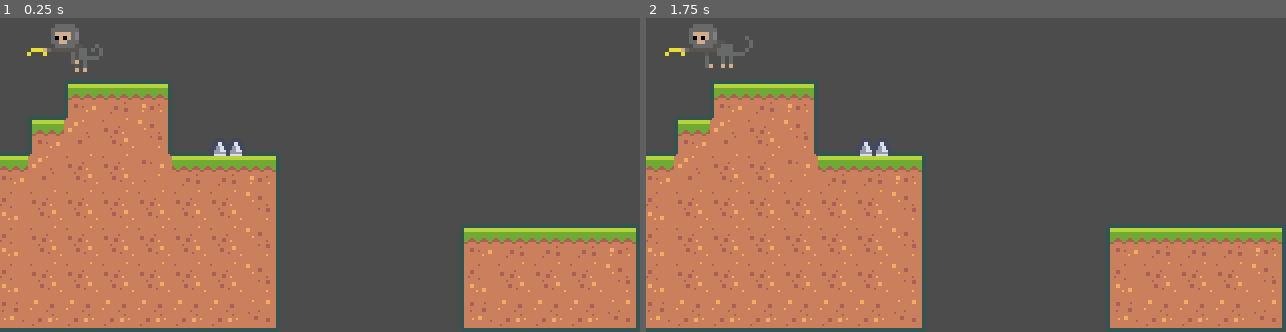
Above: before the commit, frames 1-2 (left to right).
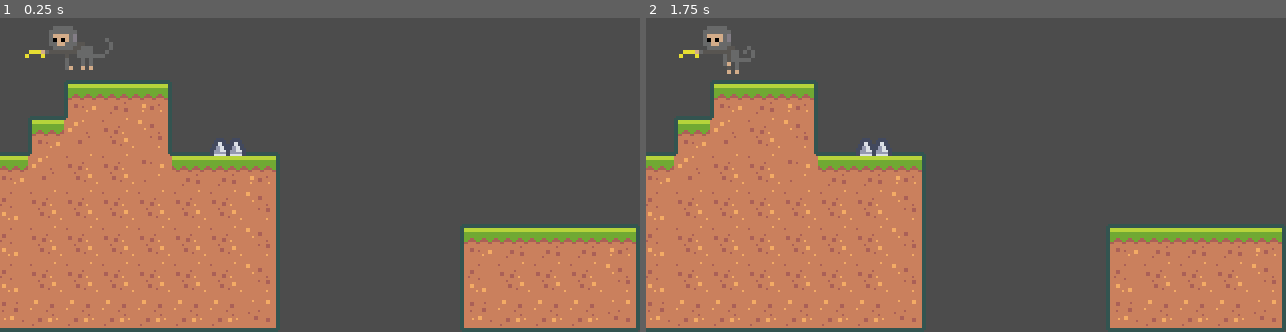
Above: after the commit, the same moments.

Repository: lWardenl/Godot-Platformer2D
Game: Godot game, scene res://Assets/Scenes/BaseLevel.tscn
The game is run twice, just before and just after one commit, with the same random seed, the same clock (stepped at 60 frames per second) and the same inputs. This scene is started directly instead of the project's main scene.
Inputs:
- Up to frame 1 (0.25 s): no input
- Up to frame 2 (1.75 s): hold D (move_right) from 0.53 s (still down); tap G (shoot) at 0.6, 1.35 s; tap F (jump) at 0.77, 1.52 s; tap Enter at 1.25 s

The runs differ from the first frame. In frame 1, 0.4% of the frame differs, in the area x 3-18%, y 1-18%; in frame 2, 0.7%, in the area x 2-18%, y 1-18%.
Error in both runs: Attempt to call function 'connect' in base 'null instance' on a null instance.

Commit message:
Death animation

Diff:
--- a/Assets/Scenes/Player.tscn
+++ b/Assets/Scenes/Player.tscn
@@ -9,12 +9,18 @@
 [ext_resource path="res://Assets/Sprites/Players/Player 1/Sprite-0003.png" type="Texture" id=7]
 [ext_resource path="res://Assets/Sprites/Players/Player 1/Sprite-0004.png" type="Texture" id=8]
 [ext_resource path="res://Assets/Sprites/Players/Player 1/attack1.png" type="Texture" id=9]
+[ext_resource path="res://Assets/Sprites/Players/Player 1/dead1.png" type="Texture" id=10]
 
 [sub_resource type="SpriteFrames" id=2]
 animations = [ {
 "frames": [ ExtResource( 9 ), ExtResource( 3 ) ],
 "loop": false,
 "name": "Attack",
+"speed": 5.0
+}, {
+"frames": [ ExtResource( 10 ) ],
+"loop": true,
+"name": "Death",
 "speed": 5.0
 }, {
 "frames": [ ExtResource( 4 ), ExtResource( 7 ) ],
@@ -37,7 +43,7 @@
 radius = 7.51665
 
 [sub_resource type="RectangleShape2D" id=4]
-extents = Vector2( 5, 4.75 )
+extents = Vector2( 5, 5.5 )
 
 [node name="Player2" type="KinematicBody2D" groups=["player"]]
 scale = Vector2( 2, 2 )
@@ -49,10 +55,10 @@
 one_shot = true
 
 [node name="AnimatedSprite" type="AnimatedSprite" parent="."]
-position = Vector2( -4.5, 1 )
+position = Vector2( -3, 1.5 )
 scale = Vector2( -1, 1 )
 frames = SubResource( 2 )
-animation = "Attack"
+animation = "Idle"
 frame = 1
 playing = true
 offset = Vector2( 0, -4 )
--- a/Assets/Scenes/Player2.tscn
+++ b/Assets/Scenes/Player2.tscn
@@ -9,14 +9,15 @@
 [ext_resource path="res://Assets/Sprites/Players/Player 2/Sprite-0006.png" type="Texture" id=7]
 [ext_resource path="res://Assets/Sprites/Players/Player 2/attack.png" type="Texture" id=8]
 [ext_resource path="res://Assets/Sprites/Players/Player 2/emty.png" type="Texture" id=9]
+[ext_resource path="res://Assets/Sprites/Players/Player 2/dead2.png" type="Texture" id=10]
 
-[sub_resource type="RectangleShape2D" id=3]
-extents = Vector2( 4.25, 5 )
+[sub_resource type="CircleShape2D" id=3]
+radius = 8.90859
 
 [sub_resource type="SpriteFrames" id=2]
 animations = [ {
 "frames": [ ExtResource( 8 ), ExtResource( 9 ) ],
-"loop": true,
+"loop": false,
 "name": "Attack",
 "speed": 5.0
 }, {
@@ -34,10 +35,15 @@
 "loop": true,
 "name": "Run",
 "speed": 11.0
+}, {
+"frames": [ ExtResource( 10 ) ],
+"loop": true,
+"name": "death",
+"speed": 5.0
 } ]
 
-[sub_resource type="CircleShape2D" id=4]
-radius = 7.51665
+[sub_resource type="RectangleShape2D" id=4]
+extents = Vector2( 5.0285, 5.679 )
 
 [node name="Player" type="KinematicBody2D" groups=["player"]]
 scale = Vector2( 2, 2 )
@@ -60,10 +66,10 @@
 shape = SubResource( 3 )
 
 [node name="AnimatedSprite" type="AnimatedSprite" parent="."]
-position = Vector2( -3.5, -4 )
+position = Vector2( -3, -2.5 )
 scale = Vector2( -1, 1 )
 frames = SubResource( 2 )
-animation = "Idle"
+animation = "death"
 playing = true
 
 [node name="CollisionShape2D" type="CollisionShape2D" parent="."]
Not shown: 1 places in Assets/Scenes/Player.tscn that only renumber resources
Not shown: 1 places in Assets/Scenes/Player2.tscn that only renumber resources
Binary file added: Assets/Sprites/Players/Player 1/dead1.png
Not shown, added: Assets/Sprites/Players/Player 1/dead1.png.import
Binary file added: Assets/Sprites/Players/Player 2/dead2.png
Not shown, added: Assets/Sprites/Players/Player 2/dead2.png.import
